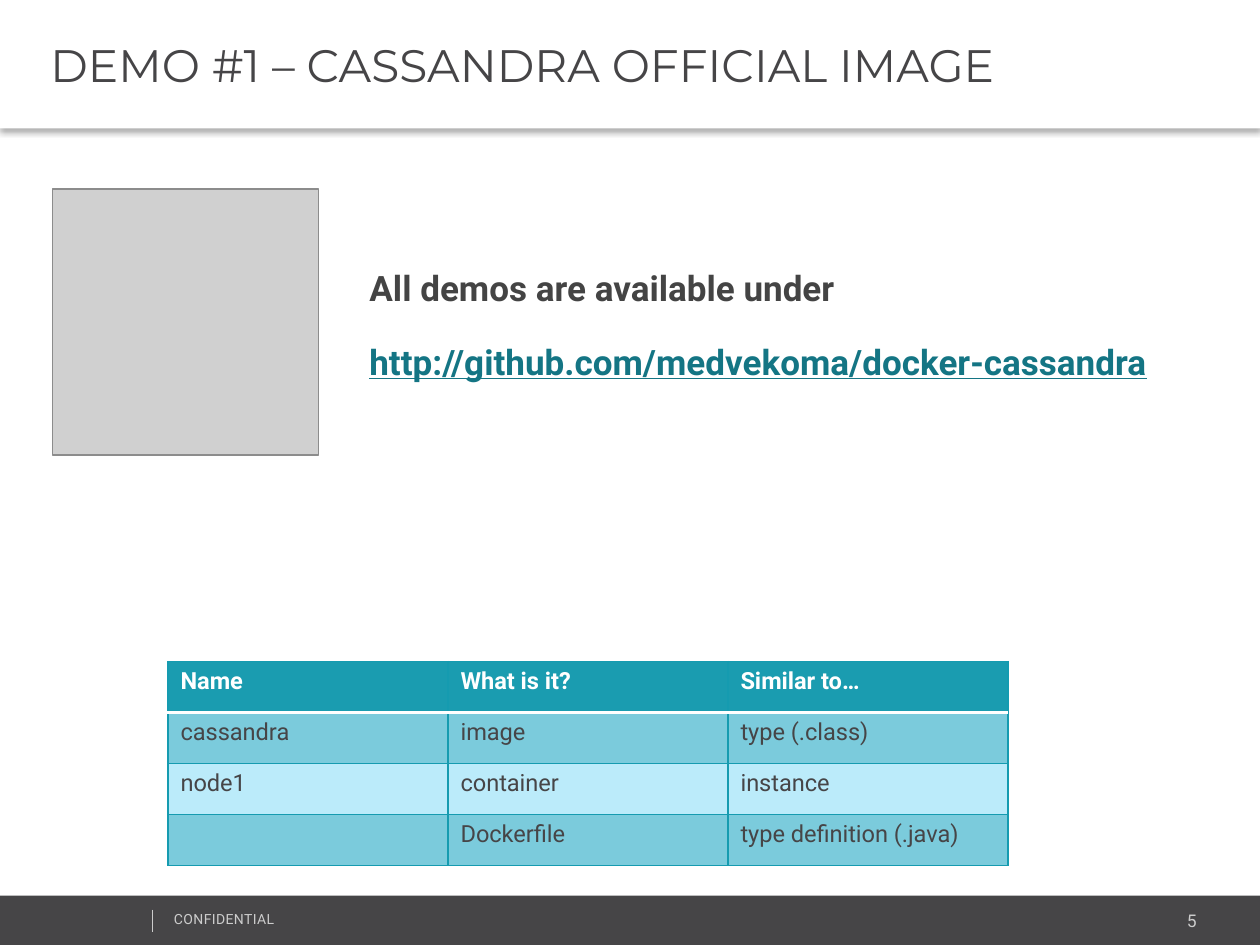
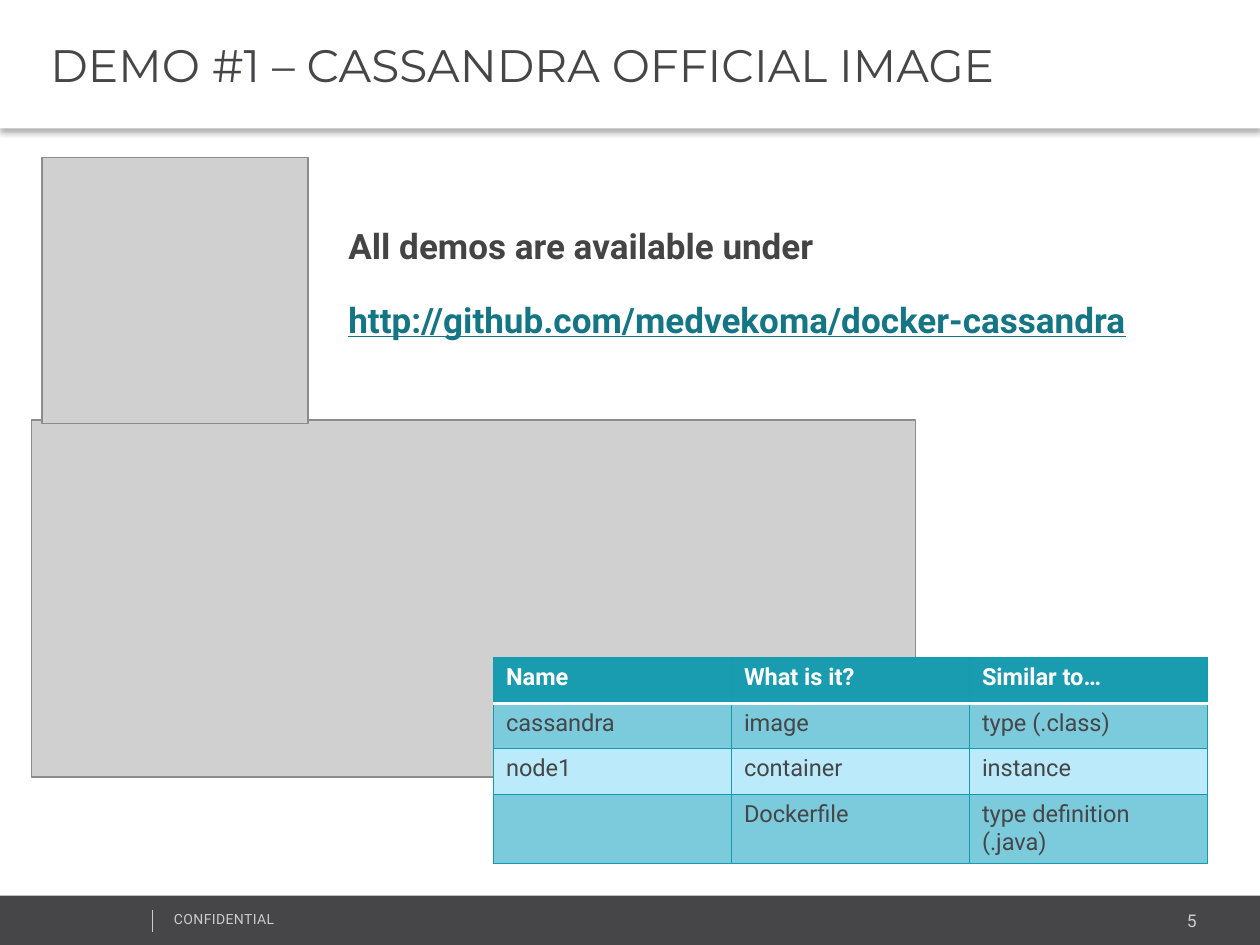
Before and after one commit to medvekoma/docker-cassandra, a slide deck: slide 5 of presentation/docker-cassandra-meetup.pptx. Drawn at 1260x945 pixels with LibreOffice and Linux fonts; fonts in the diff are those of the drawing; grey boxes stand for pictures; background and template pictures are left out. Boxes give left, top, right and bottom in pixels: in the first picture for what was removed or moved away, otherwise in the second. Text is boxed around its words. In the diff, an @@ line names an element or a change of style, - is before the commit and + after.

```diff
--- a/presentation/docker-cassandra-meetup.pptx
+++ b/presentation/docker-cassandra-meetup.pptx
@@ picture moved from (x1=53, y1=189, x2=319, y2=455) to (x1=42, y1=158, x2=307, y2=423) @@
@@ text "All demos are available under" moved from (x1=369, y1=274, x2=835, y2=302) to (x1=348, y1=232, x2=814, y2=260) @@
@@ text "http://github.com/medvekoma/docker-cassandra" moved from (x1=369, y1=348, x2=1146, y2=383) to (x1=348, y1=306, x2=1125, y2=341) @@
@@ picture added at (x1=32, y1=420, x2=915, y2=776) @@
@@ table resized from (x1=168, y1=662, x2=1007, y2=866) to (x1=494, y1=658, x2=1208, y2=866) @@
```
Also in this commit, not shown: 1 other file.
